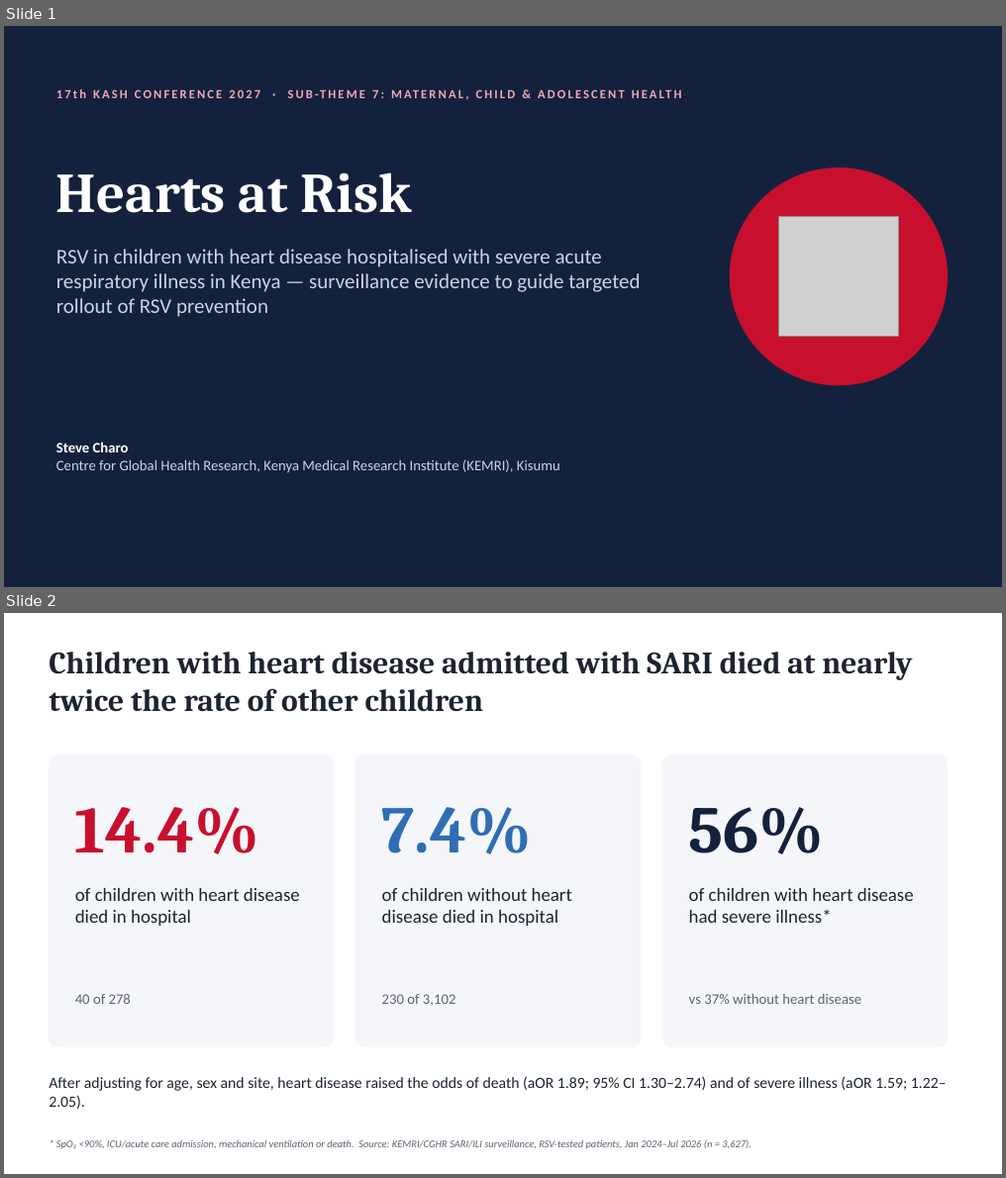
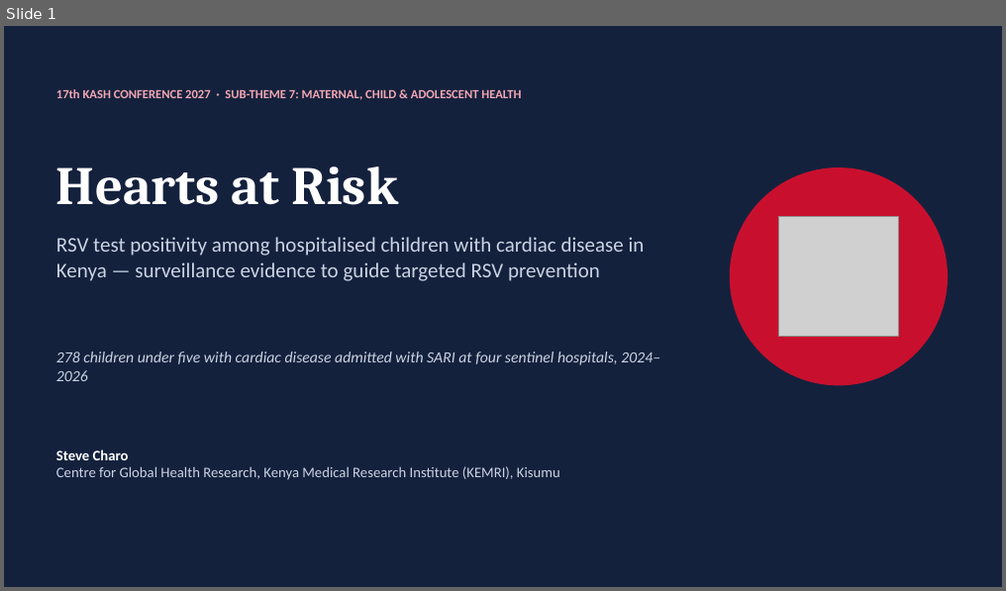
Before and after one commit to Fludevs-hub/RSV-Cardiac-Analysis, a slide deck: Abstract write up/RSV_Hearts_at_Risk.pptx. Shown one above the other, each under a label of ours: slides 1 and 2 before the commit, slide 1 after it. The pictures are 1006x1178 and 1006x591 pixels, drawn with LibreOffice and Linux fonts; fonts in the diff are those of the drawing; grey boxes stand for pictures. Boxes give left, top, right and bottom in pixels: in the first picture for what was removed or moved away, otherwise in the second. Text is boxed around its words. In the diff, an @@ line names an element or a change of style, - is before the commit and + after.

```diff
--- a/Abstract write up/RSV_Hearts_at_Risk.pptx
+++ b/Abstract write up/RSV_Hearts_at_Risk.pptx
@@ slide 2 removed at bbox=[4, 613, 1002, 1174], background #FFFFFF @@
@@ text removed at bbox=[49, 652, 912, 712] @@
-Children with heart disease admitted with SARI died at nearly twice the rate of other children
@@ rounded rectangle removed at bbox=[49, 756, 334, 1048] @@
@@ rounded rectangle removed at bbox=[355, 756, 641, 1048] @@
@@ rounded rectangle removed at bbox=[662, 756, 947, 1048] @@
@@ text removed at bbox=[75, 807, 259, 855] @@
-14.4%
@@ text removed at bbox=[382, 807, 532, 855] @@
-7.4%
@@ text removed at bbox=[689, 807, 825, 855] @@
-56%
@@ text removed at bbox=[75, 888, 300, 926] @@
-of children with heart disease died in hospital
@@ text removed at bbox=[382, 888, 572, 926] @@
-of children without heart disease died in hospital
@@ text removed at bbox=[689, 888, 914, 923] @@
-of children with heart disease had severe illness*
@@ text removed at bbox=[75, 994, 131, 1004] @@
-40 of 278
@@ text removed at bbox=[382, 994, 455, 1006] @@
-230 of 3,102
@@ text removed at bbox=[689, 994, 861, 1004] @@
-vs 37% without heart disease
@@ text removed at bbox=[49, 1076, 946, 1109] @@
-After adjusting for age, sex and site, heart disease raised the odds of death (aOR 1.89; 95% CI 1.30–2.74) and of severe illness (aOR 1.59; 1.22–2.05).
@@ text removed at bbox=[56, 1140, 751, 1150] @@
-* SpO₂ <90%, ICU/acute care admission, mechanical ventilation or death. Source: KEMRI/CGHR SARI/ILI surveillance, RSV-tested patients, Jan 2024–Jul 2026 (n = 3,627).
@@ slide 1 changed as well @@
@@ text "17th KASH CONFERENCE 2027 · ..." at bbox=[56, 89, 521, 100]: letter spacing 2 to 0 pt @@
@@ text "Hearts at Risk" at bbox=[56, 167, 398, 205]: size 54 to 52 pt @@
@@ text at bbox=[56, 237, 645, 281]: text changed @@
-RSV in children with heart disease hospitalised with severe acute respiratory illness in Kenya — surveillance evidence to guide targeted rollout of RSV prevention
+RSV test positivity among hospitalised children with cardiac disease in Kenya — surveillance evidence to guide targeted RSV prevention
@@ text added at bbox=[56, 352, 660, 381], 15 pt, text #C9D3E3, italic @@
+278 children under five with cardiac disease admitted with SARI at four sentinel hospitals, 2024–2026
@@ text "Steve Charo": place and size @@
-text "Steve Charo" at bbox=[56, 442, 560, 473]
+text "Steve Charo" at bbox=[56, 450, 560, 480]
```
Also in this commit, not shown: 5 other slides changed, 6 slides added, 4 other slides removed, 4 other files.
